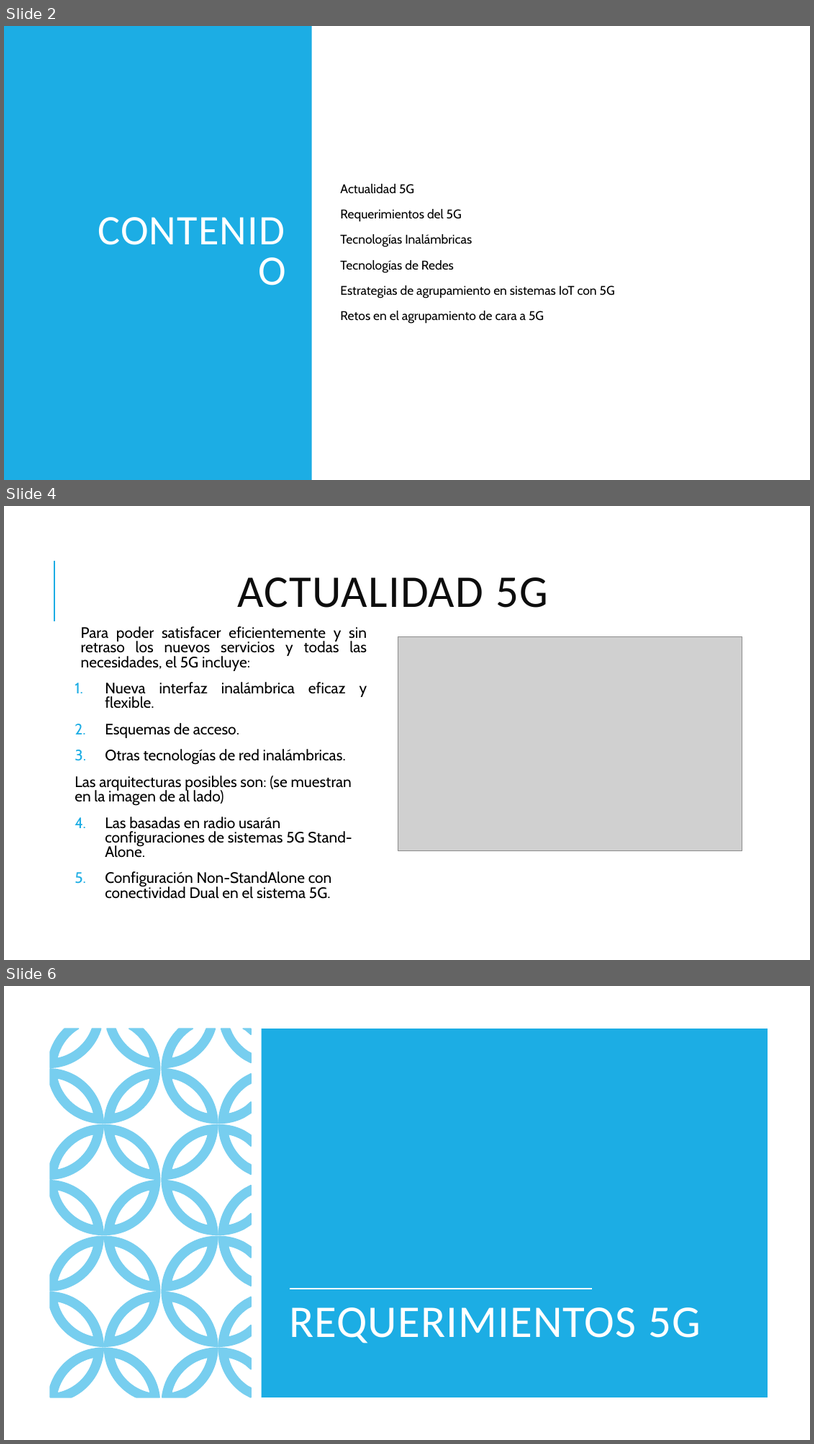
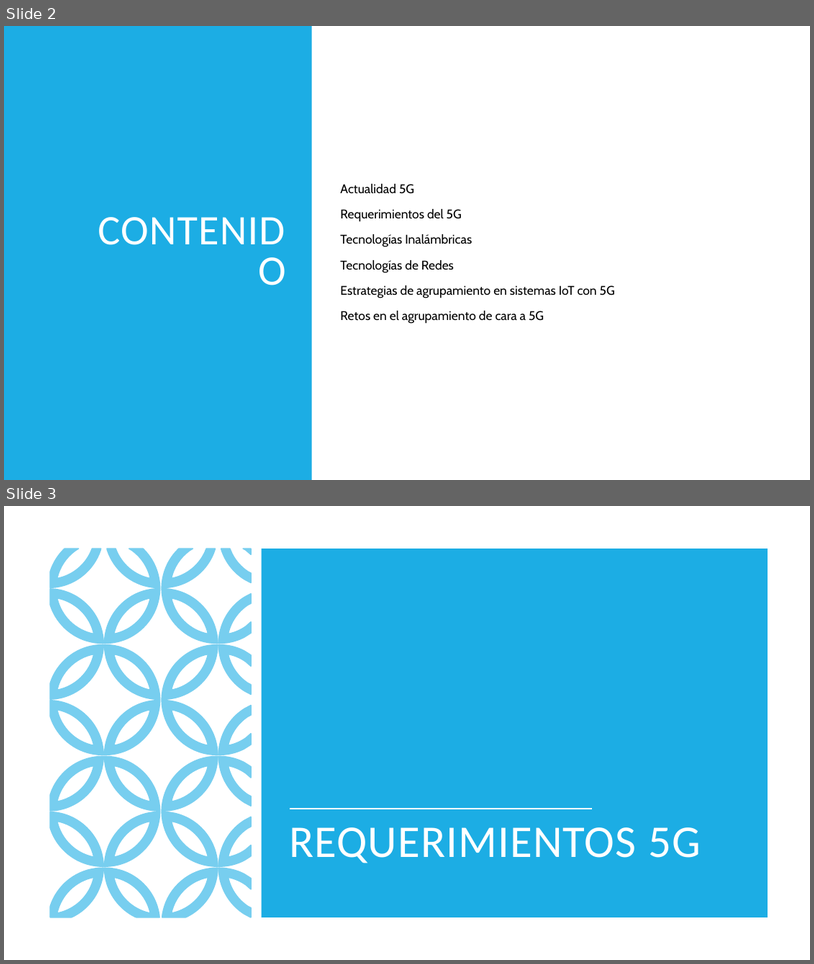
Before and after one commit to Jorjo80/TFM, a slide deck: 1ªInvestigacion/5g.pptx. Shown one above the other, each under a label of ours: slides 2, 4 and 6 before the commit, slides 2 and 3 after it; the slides between them are not shown. The pictures are 814x1444 and 814x964 pixels, drawn with LibreOffice and Linux fonts; fonts in the diff are those of the drawing; grey boxes stand for pictures. Boxes give left, top, right and bottom in pixels: in the first picture for what was removed or moved away, otherwise in the second. Text is boxed around its words. In the diff, an @@ line names an element or a change of style, - is before the commit and + after.

```diff
--- a/1ªInvestigacion/5g.pptx
+++ b/1ªInvestigacion/5g.pptx
@@ slide 4 removed at (4, 506, 810, 960), background #FFFFFF; not listed: 1 template element that a slide beside it also shows @@
@@ title removed at (238, 577, 548, 608) @@
-ACTUALIDAD 5G
@@ text removed at (75, 626, 368, 898) @@
-  Para poder satisfacer eficientemente y sin retraso los nuevos servicios y todas las necesidades, el 5G incluye:
-1. Nueva interfaz inalámbrica eficaz y flexible.
-2. Esquemas de acceso.
-3. Otras tecnologías de red inalámbricas.
-Las arquitecturas posibles son: (se muestran en la imagen de al lado)
-1. Las basadas en radio usarán configuraciones de sistemas 5G Stand-Alone.
-2. Configuración Non-StandAlone con conectividad Dual en el sistema 5G.
@@ picture removed at (399, 636, 743, 850) @@
@@ what was slide 6 is now slide 3 @@
```
Also in this commit, not shown: 7 other slides removed, 31 other files.
